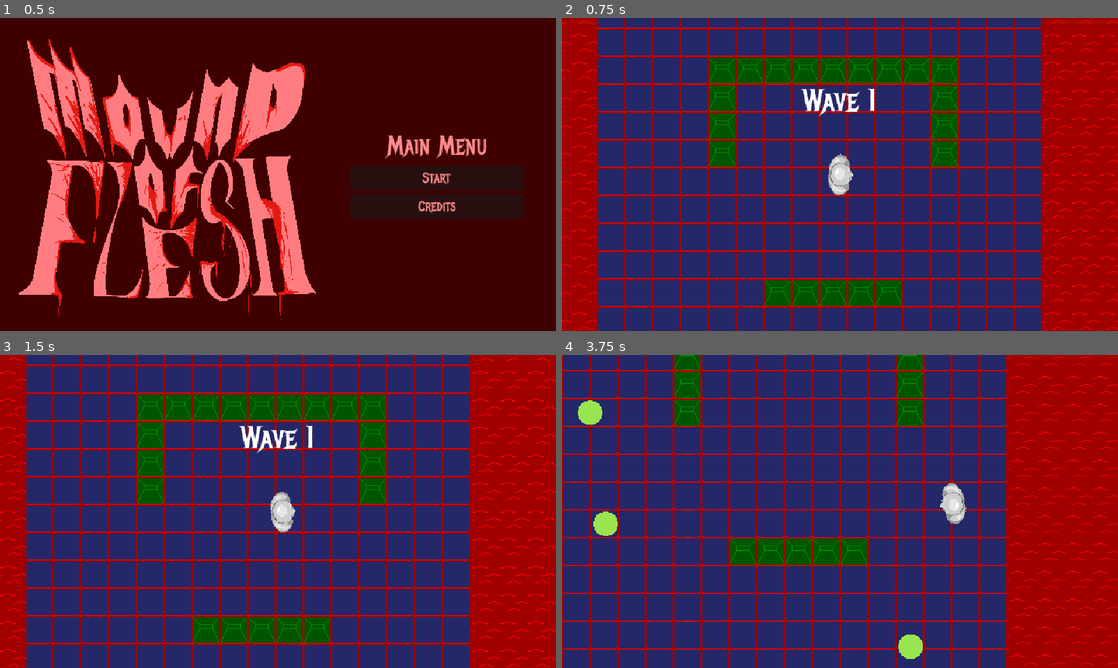
Above: before the commit, frames 1-4 (two rows, left to right).
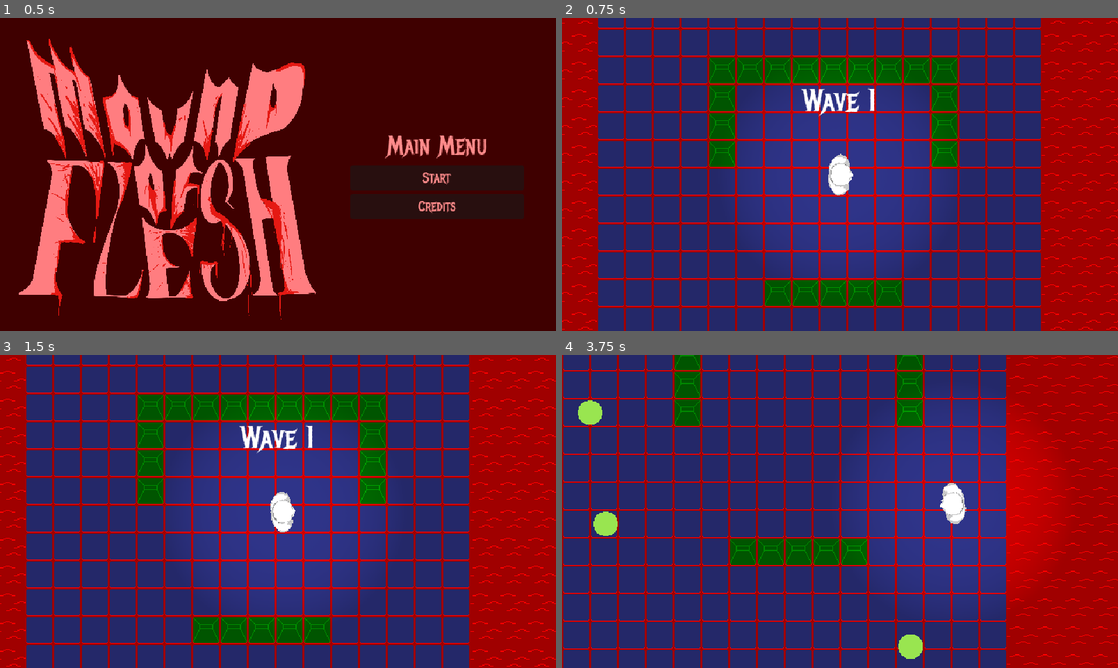
Above: after the commit, the same moments.

Repository: Burger-Bois/LD54-Godot-Team
Game: Godot game, scene res://scenes/main.tscn
The game is run twice, just before and just after one commit, with the same random seed, the same clock (stepped at 60 frames per second) and the same inputs. Sound files missing from this copy of the repository are replaced by a short silence.
Inputs (mouse positions are in pixels of both pictures, inside the frame that each line leads up to):
- Up to frame 1 (0.5 s): no input
- Up to frame 2 (0.75 s): click "Start" at 0.5 s
- Up to frame 3 (1.5 s): tap Enter at 1.25 s; move the mouse to (400, 495) at 1.27 s; hold D (right) from 1.28 s (still down); hold Right mouse button (aim) from 1.28 s (still down)
- Up to frame 4 (3.75 s): move the mouse to (728, 527) at 2.02 s; release D (right) at 2.03 s; release Right mouse button (aim) at 2.03 s; hold S (down) 2.03-2.78 s; click (728, 527) at 2.1 s; move the mouse to (895, 442) at 2.77 s; hold D (right) 2.78-3.53 s; tap E (interact) at 2.85 s; move the mouse to (812, 574) at 3.52 s; hold W (up) from 3.53 s (still down); right-click (812, 574) at 3.6 s

Frame 1 is identical in both runs. In frame 2, 11% of the frame differs, in the area x 32-68%, y 18-82%; in frame 3, 11%; in frame 4, 12%, in the area x 52-88%, y 16-79%.

Commit message:
added light to player

Diff:
--- a/scenes/player.tscn
+++ b/scenes/player.tscn
@@ -1,10 +1,11 @@
-[gd_scene load_steps=8 format=3 uid="uid://hvj3d41rvuub"]
+[gd_scene load_steps=9 format=3 uid="uid://hvj3d41rvuub"]
 
 [ext_resource type="Script" path="res://scripts/player.gd" id="1_iog8e"]
 [ext_resource type="Texture2D" uid="uid://ctn6rvjbqsj2u" path="res://assets/player.png" id="2_8ogfl"]
 [ext_resource type="PackedScene" uid="uid://dryjo6hevh3vg" path="res://scenes/bullet.tscn" id="2_ndr1c"]
 [ext_resource type="AudioStream" uid="uid://qcg2h3pmp2ti" path="res://assets/sfx/shoot.wav" id="4_r7r87"]
 [ext_resource type="AudioStream" uid="uid://boj4cuk4xydqi" path="res://assets/sfx/player_death.wav" id="5_kwf2b"]
+[ext_resource type="Texture2D" uid="uid://d1yf4kh1g3m04" path="res://assets/LightSprite.png" id="6_5r6jh"]
 
 [sub_resource type="CircleShape2D" id="CircleShape2D_thv8j"]
 radius = 16.0
@@ -48,4 +49,10 @@
 stream = ExtResource("5_kwf2b")
 bus = &"SFX"
 
+[node name="PointLight2D" type="PointLight2D" parent="."]
+scale = Vector2(0.5, 0.5)
+color = Color(0.305882, 0.305882, 0.305882, 1)
+shadow_enabled = true
+texture = ExtResource("6_5r6jh")
+
 [connection signal="body_entered" from="Hitbox" to="." method="hit"]
Binary file added: assets/LightSprite.png
Not shown, added: assets/LightSprite.png.import
